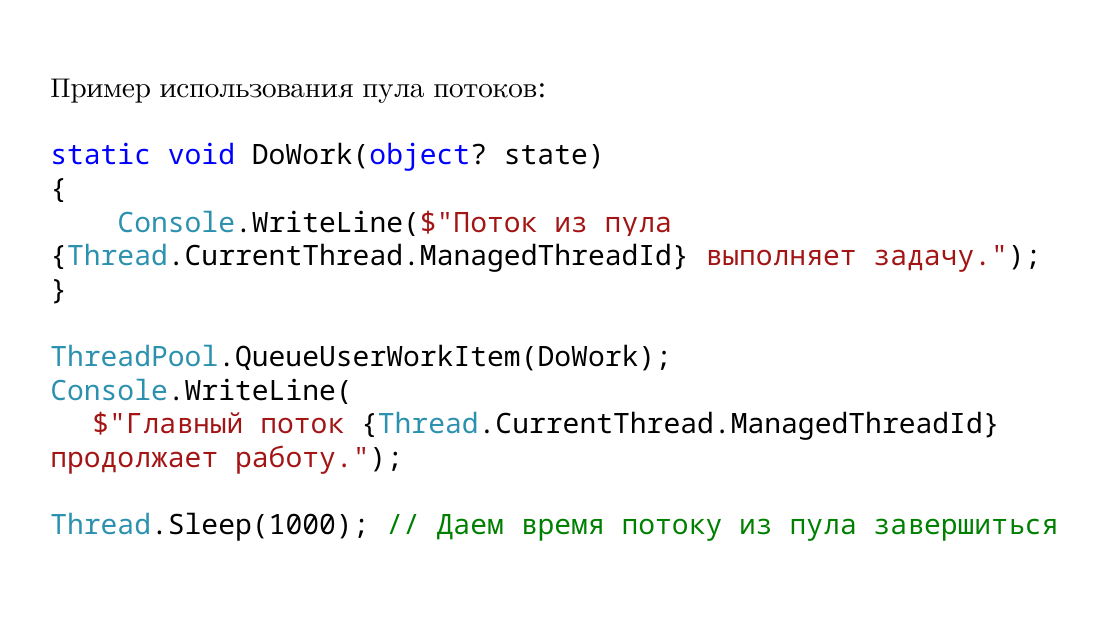
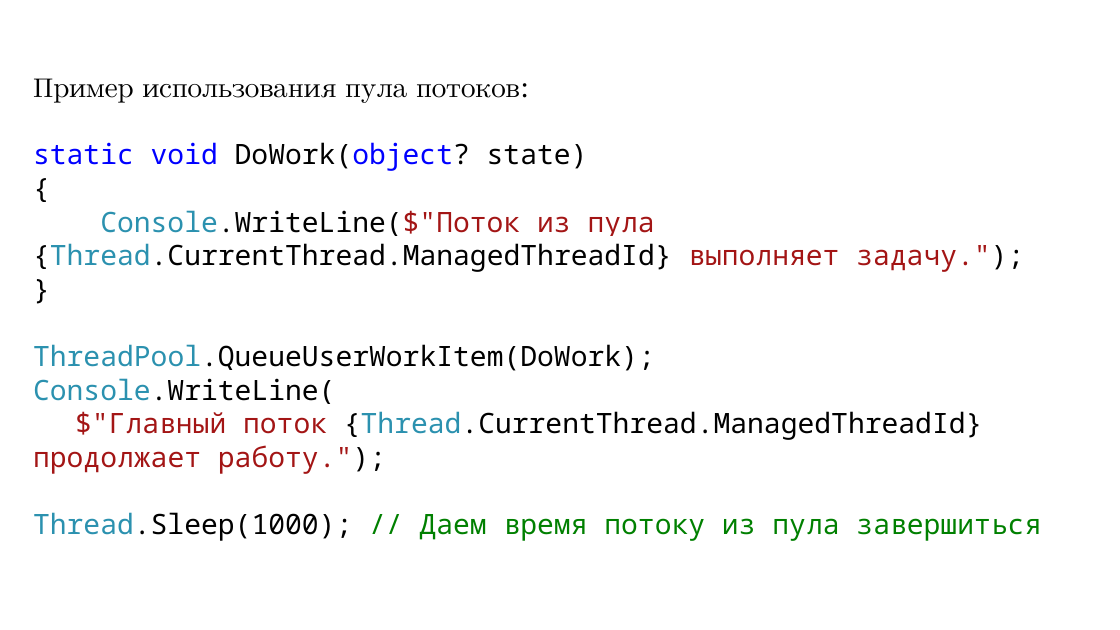
Before and after one commit to DaniilKlyukin/OOP-4, a slide deck: slide 20 of Лекции/ООП 1 лек 4.pptx. Drawn at 1120x630 pixels with LibreOffice and Linux fonts; fonts in the diff are those of the drawing. Boxes give left, top, right and bottom in pixels: in the first picture for what was removed or moved away, otherwise in the second. Text is boxed around its words. In the diff, an @@ line names an element or a change of style, - is before the commit and + after.

```diff
--- a/Лекции/ООП 1 лек 4.pptx
+++ b/Лекции/ООП 1 лек 4.pptx
@@ text "Пример использования пула потоков:": place and size @@
-text "Пример использования пула потоков:" at [50,78,1059,541]
+text "Пример использования пула потоков:" at [33,78,1041,541]
```
Also in this commit, not shown: 37 other slides changed.
